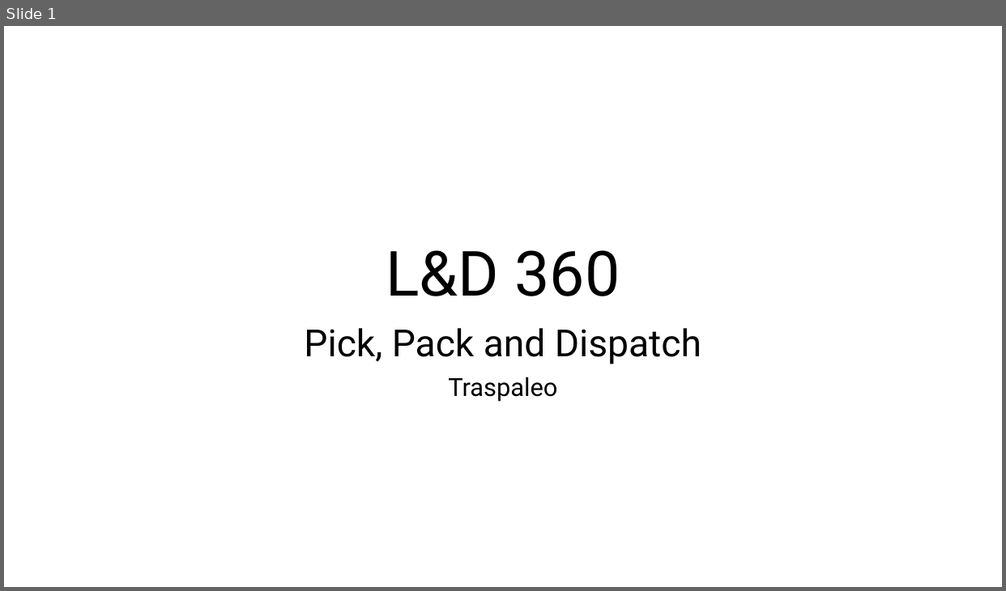
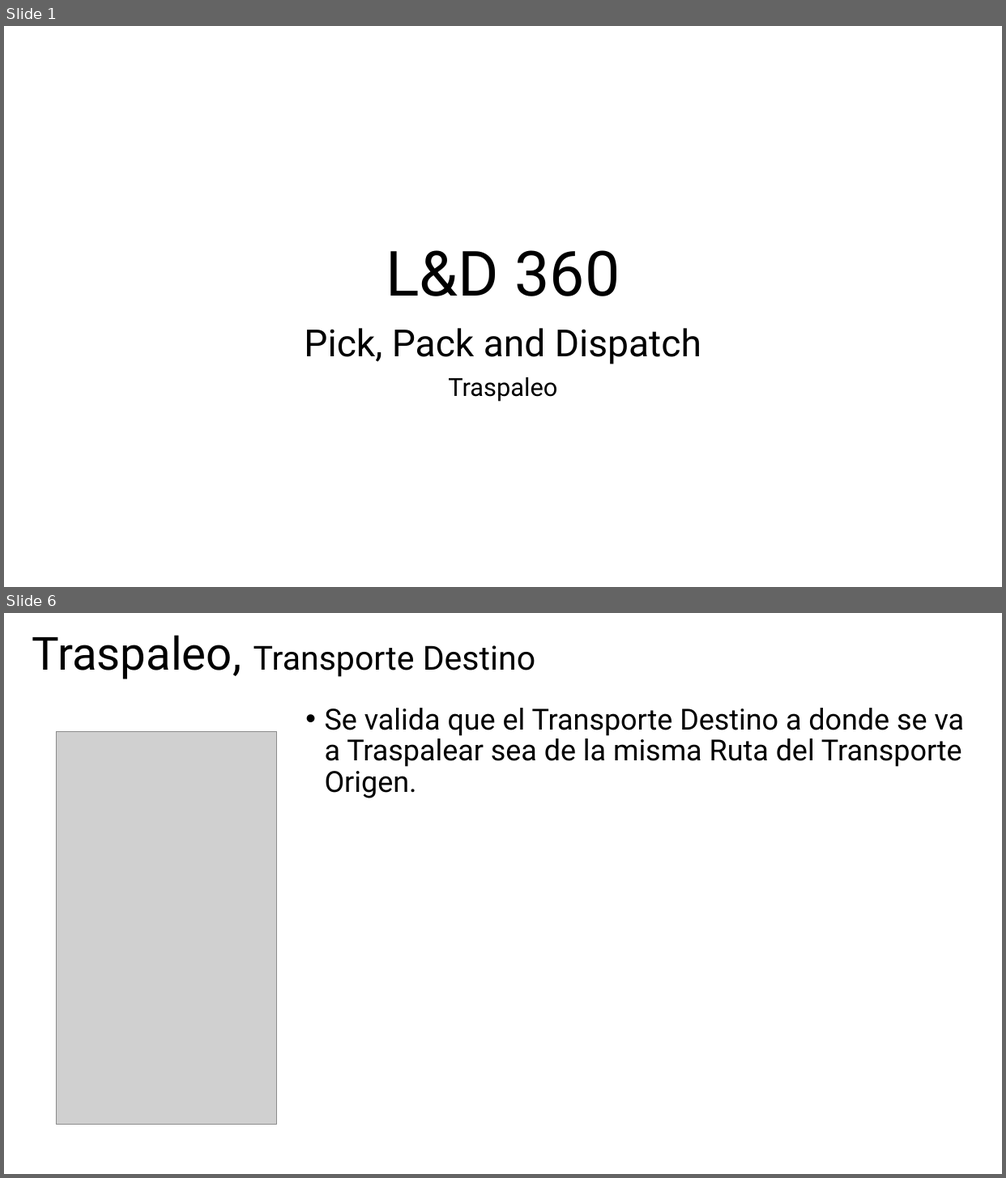
Before and after one commit to JoelBecerraM/FANASA-docs, a slide deck: atCloud - Diseño - Interfaz de Usuario - Traspaleo.pptx. Shown one above the other, each under a label of ours: slide 1 before the commit, slides 1 and 6 after it; the slides between them are not shown. The pictures are 1006x591 and 1006x1178 pixels, drawn with LibreOffice and Linux fonts; fonts in the diff are those of the drawing; grey boxes stand for pictures. Boxes give left, top, right and bottom in pixels: in the first picture for what was removed or moved away, otherwise in the second. Text is boxed around its words. In the diff, an @@ line names an element or a change of style, - is before the commit and + after.

```diff
--- a/atCloud - Diseño - Interfaz de Usuario - Traspaleo.pptx
+++ b/atCloud - Diseño - Interfaz de Usuario - Traspaleo.pptx
@@ slide 6 added at bbox=[4, 613, 1002, 1174], background #FFFFFF @@
@@ title added at bbox=[32, 635, 535, 679], 32 pt, text #000000 @@
+Traspaleo, Transporte Destino
@@ text added at bbox=[325, 708, 965, 798], 28 pt, text #000000 @@
+• Se valida que el Transporte Destino a donde se va a Traspalear sea de la misma Ruta del Transporte Origen.
@@ picture added at bbox=[56, 731, 276, 1124] @@
```
Also in this commit, not shown: 4 slides changed, 8 other slides added, 1 other file.
